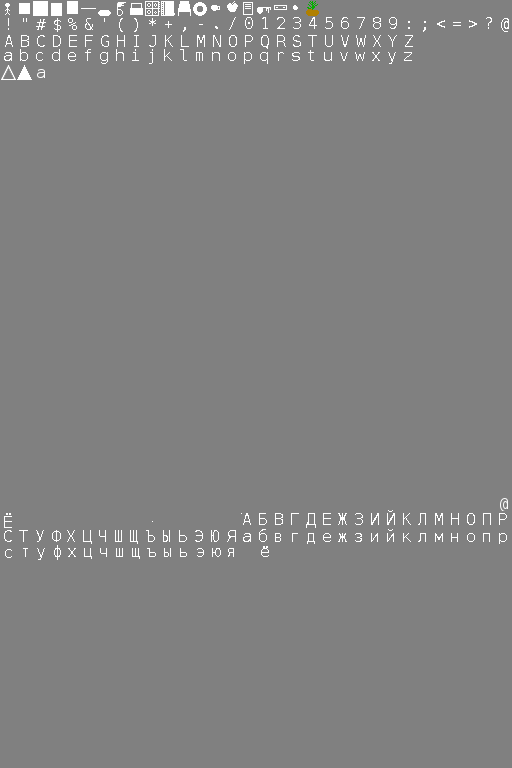
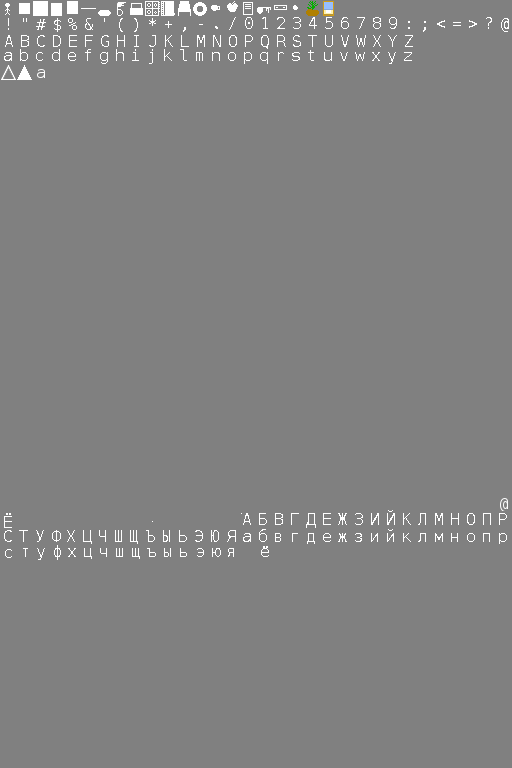
Layer changes from the first w=512, h=768 image to the second:
painted on "char1" over [323, 1, 334, 16]
